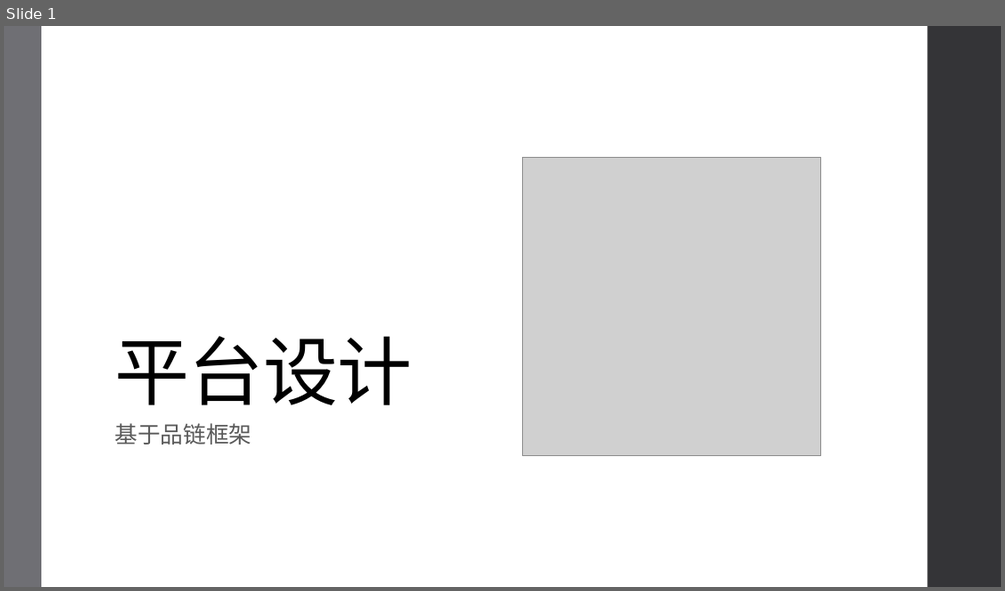
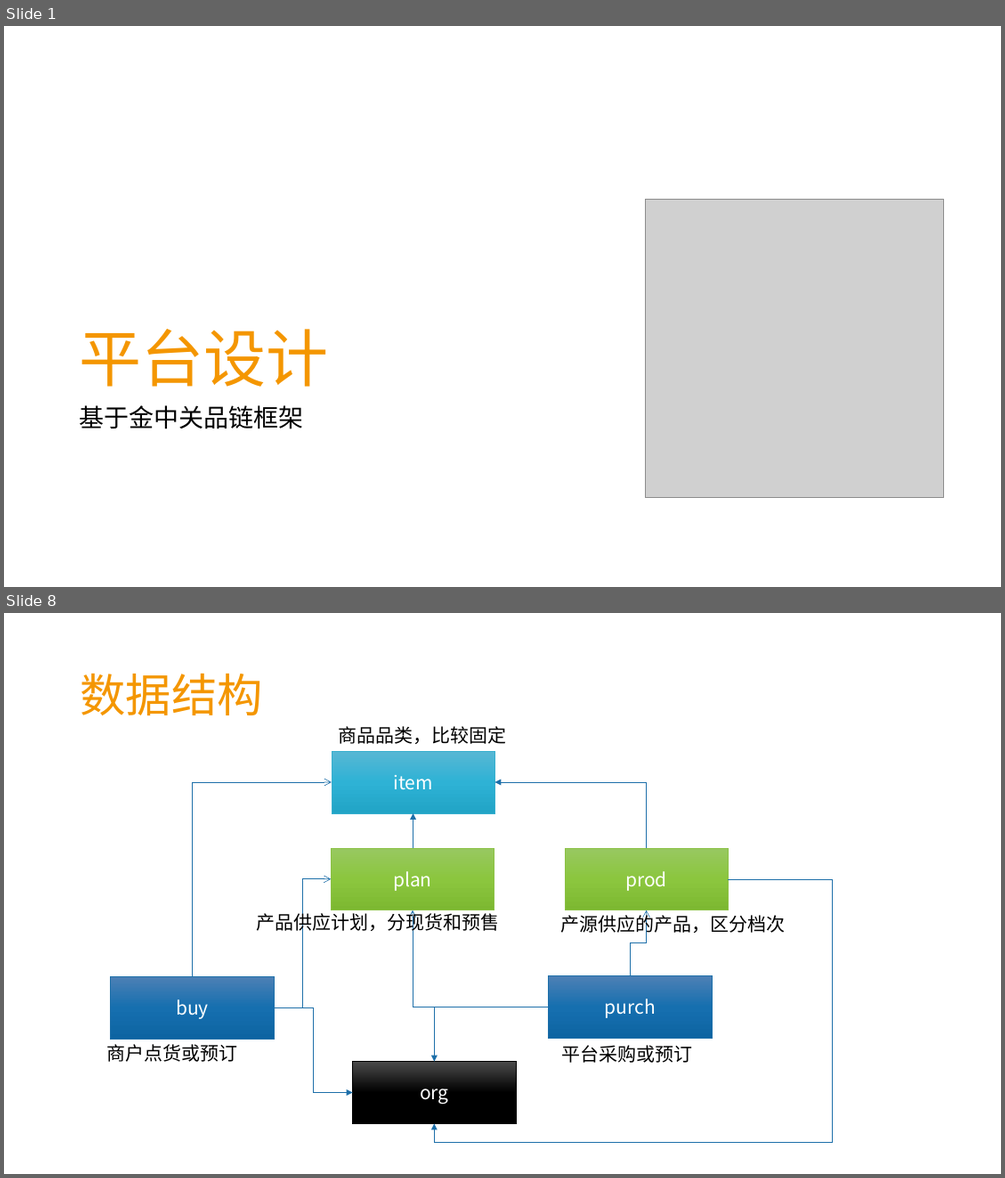
Before and after one commit to jzgi/chainsmart, a slide deck: Docs/中惠农通平台设计.pptx. Shown one above the other, each under a label of ours: slide 1 before the commit, slides 1 and 8 after it; the slides between them are not shown. The pictures are 1005x591 and 1005x1178 pixels, drawn with LibreOffice and Linux fonts; fonts in the diff are those of the drawing; grey boxes stand for pictures. Boxes give left, top, right and bottom in pixels: in the first picture for what was removed or moved away, otherwise in the second. Text is boxed around its words. In the diff, an @@ line names an element or a change of style, - is before the commit and + after.

```diff
--- a/Docs/中惠农通平台设计.pptx
+++ b/Docs/中惠农通平台设计.pptx
@@ slide 8 added at [4, 613, 1001, 1174], background #FFFFFF @@
@@ title added at [80, 673, 262, 715], 44 pt, text #F49600 @@
+数据结构
@@ text added at [339, 726, 507, 744], 18 pt, text #000000 @@
+商品品类，比较固定
@@ rectangle added at [332, 751, 494, 813], fill gradient #59B8D4 to #2EB3D6 to #21A4C6, outline #36AFCE 0.5 pt, 18 pt, text #FFFFFF @@
+item
@@ elbow arrow added from (193, 976) to (332, 782), #1D6FA9 0.5 pt @@
@@ elbow arrow added from (647, 848) to (494, 782), #1D6FA9 0.5 pt @@
@@ elbow arrow added from (413, 848) to (413, 813), #1D6FA9 0.5 pt @@
@@ rectangle added at [331, 848, 494, 910], fill gradient #98C862 to #8CC73F to #7DB831, outline #8BC145 0.5 pt, 18 pt, text #FFFFFF @@
+plan
@@ rectangle added at [565, 848, 728, 910], fill gradient #98C862 to #8CC73F to #7DB831, outline #8BC145 0.5 pt, 18 pt, text #FFFFFF @@
+prod
@@ elbow arrow added from (274, 1008) to (331, 879), #1D6FA9 0.5 pt @@
@@ elbow arrow added from (728, 879) to (434, 1124), #1D6FA9 0.5 pt @@
@@ text added at [256, 910, 499, 933], 18 pt, text #000000 @@
+产品供应计划，分现货和预售
@@ elbow arrow added from (549, 1007) to (413, 910), #1D6FA9 0.5 pt @@
@@ text added at [561, 912, 785, 935], 18 pt, text #000000 @@
+产源供应的产品，区分档次
@@ elbow arrow added from (630, 976) to (647, 910), #1D6FA9 0.5 pt @@
@@ rectangle added at [110, 976, 273, 1038], fill gradient #4E80B5 to #1670B0 to #0D65A3, outline #1D6FA9 0.5 pt, 18 pt, text #FFFFFF @@
+buy
@@ rectangle added at [549, 976, 712, 1038], fill gradient #4E80B5 to #1670B0 to #0D65A3, outline #1D6FA9 0.5 pt, 18 pt, text #FFFFFF @@
+purch
@@ elbow arrow added from (274, 1008) to (353, 1093), #1D6FA9 0.5 pt @@
@@ elbow arrow added from (549, 1007) to (434, 1062), #1D6FA9 0.5 pt @@
@@ text added at [107, 1044, 238, 1062], 18 pt, text #000000 @@
+商户点货或预订
@@ rectangle added at [353, 1062, 516, 1124], fill gradient #4B4B4B to #000000, outline #000000 0.5 pt, 18 pt, text #FFFFFF @@
+org
@@ text added at [562, 1045, 693, 1062], 18 pt, text #000000 @@
+平台采购或预订
@@ slide 1 changed as well @@
@@ rectangle removed at [4, 26, 41, 587] @@
@@ rectangle removed at [928, 26, 1001, 587] @@
@@ title "平台设计": place and size @@
-title "平台设计" at [114, 336, 412, 405]
+title "平台设计" at [80, 329, 329, 386]
@@ title "平台设计" at [80, 329, 329, 386]: size 72 to 60 pt, text colour #000000 to #F49600, letter spacing -0.5 to 0 pt; line spacing 0.85 to 0.9 @@
@@ picture: place and size @@
-picture at [523, 157, 821, 455]
+picture at [646, 200, 944, 498]
@@ text at [80, 405, 304, 429]: text changed; size 22 to 24 pt; text colour #595959 to #000000 @@
-基于品链框架
+基于金中关品链框架
```
Also in this commit, not shown: 8 other slides changed, 1 other slide added, 39 other files.
